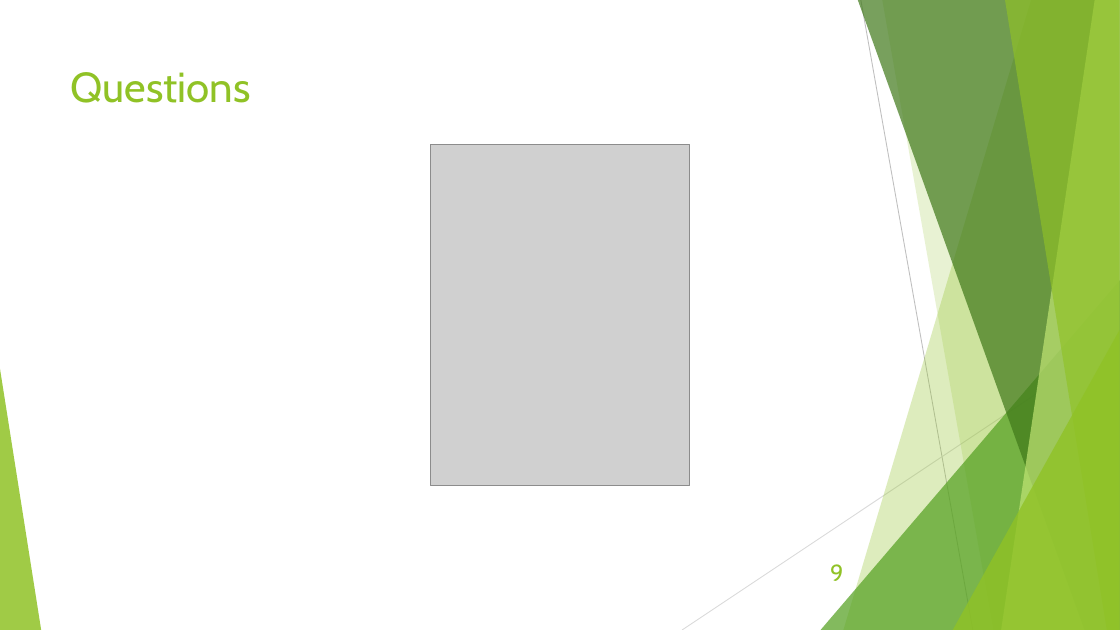
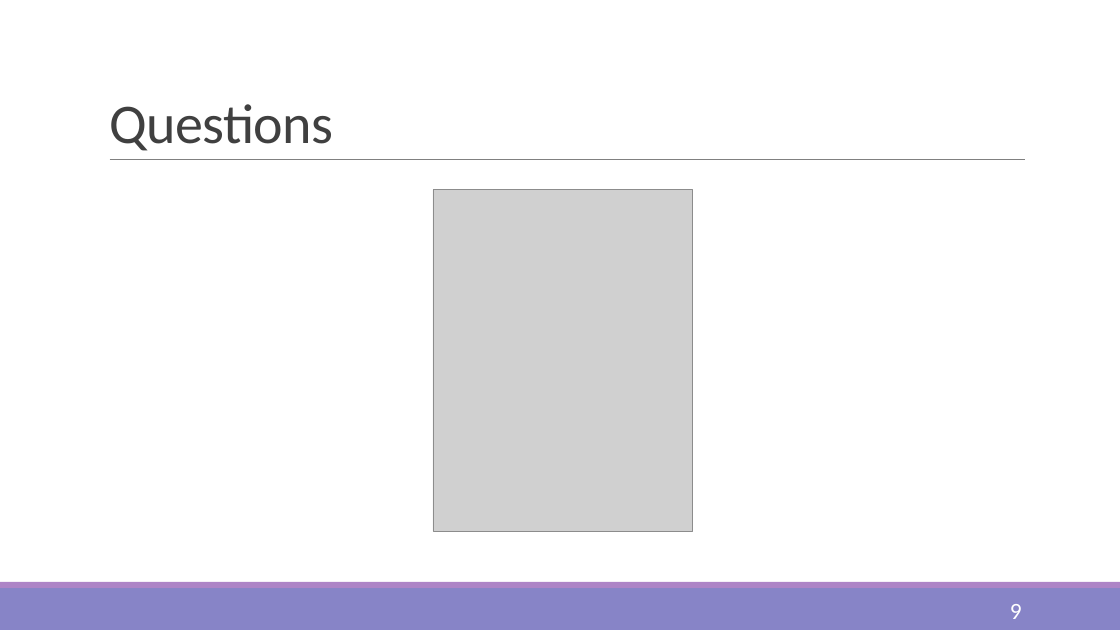
Before and after one commit to jrand35/Minesweeper, a slide deck: slide 9 of FinalPowerpoint.pptx. Drawn at 1120x630 pixels with LibreOffice and Linux fonts; fonts in the diff are those of the drawing; grey boxes stand for pictures. Boxes give left, top, right and bottom in pixels: in the first picture for what was removed or moved away, otherwise in the second. Text is boxed around its words. In the diff, an @@ line names an element or a change of style, - is before the commit and + after.

Commit message:
tweaked the powerpoint
read title

```diff
--- a/FinalPowerpoint.pptx
+++ b/FinalPowerpoint.pptx
@@ title "Questions": place and size @@
-title "Questions" at bbox=[71, 72, 251, 103]
+title "Questions" at bbox=[109, 104, 333, 151]
@@ title "Questions" at bbox=[109, 104, 333, 151]: size 36 to 48 pt, font Cabin to Calibri, text colour #90C226 to #404040, letter spacing 0 to -0.5 pt; line spacing 1 to 0.85; vertical alignment top to bottom @@
@@ line added from (110, 160) to (1026, 160), #808080 0.5 pt @@
@@ picture: place and size @@
-picture at bbox=[430, 145, 690, 486]
+picture at bbox=[433, 190, 692, 531]
@@ group removed at bbox=[0, 0, 1120, 630]: 5 freeform shapes, 3 triangles, 2 lines @@
@@ rectangle added at bbox=[0, 588, 1120, 630], fill #8784C7 @@
@@ rectangle added at bbox=[0, 582, 1120, 588], fill #AD84C6 @@
@@ page number: place and size @@
-page number at bbox=[830, 564, 843, 581]
+page number at bbox=[1010, 604, 1022, 619]
@@ page number at bbox=[1010, 604, 1022, 619]: font Cabin to Calibri, text colour #90C226 to #FFFFFF @@
```
Also in this commit, not shown: 8 other slides changed.
